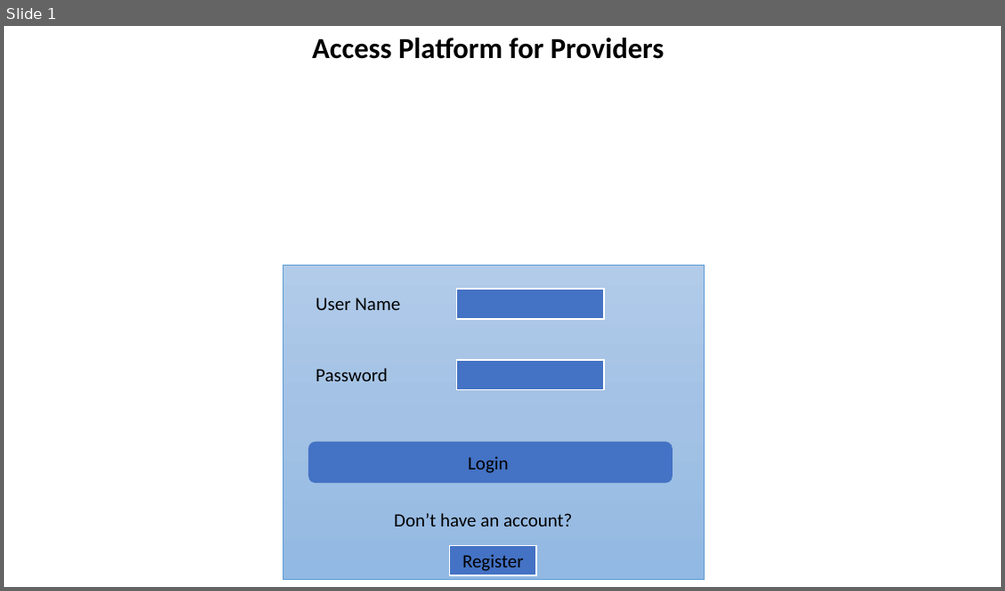
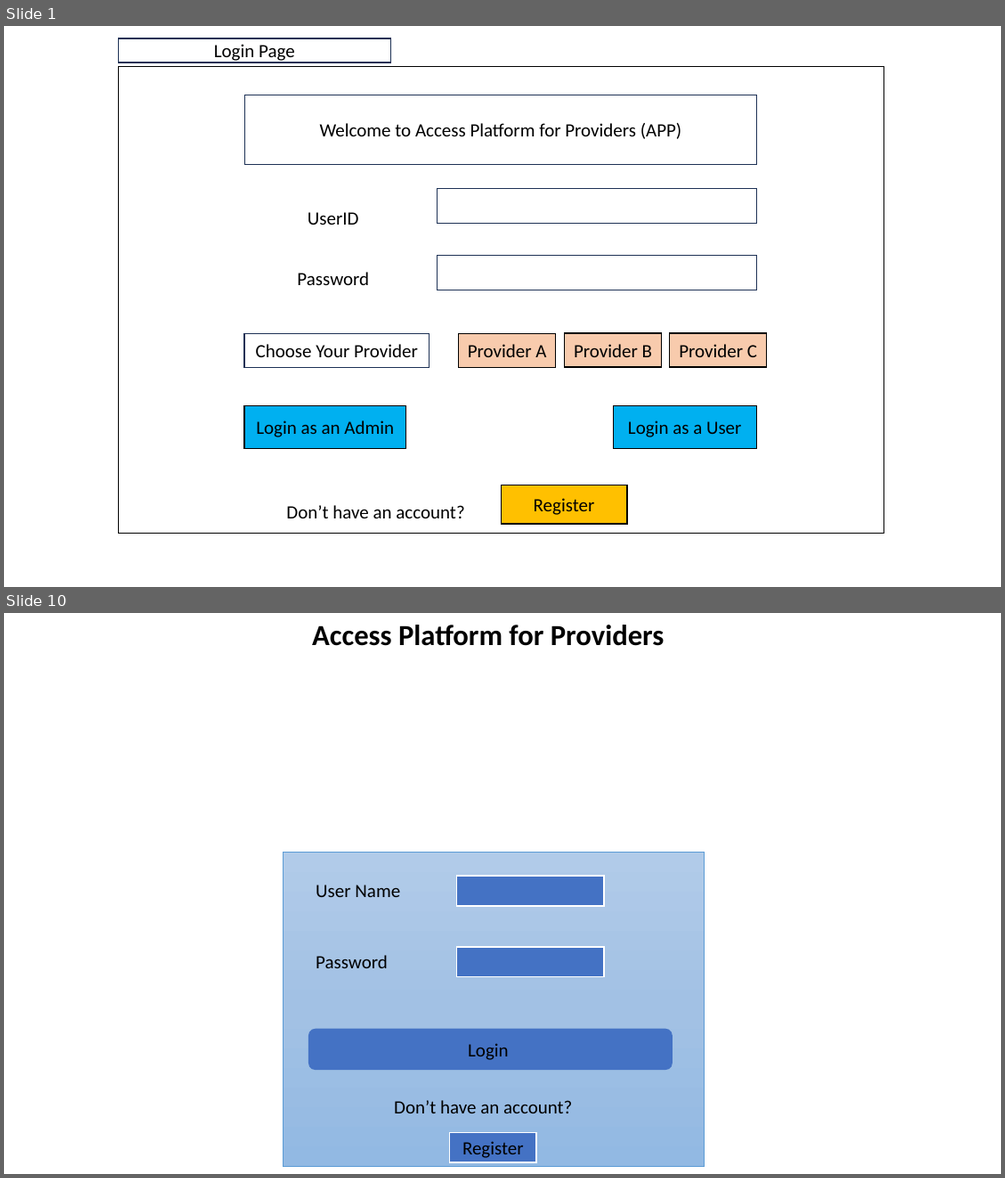
Before and after one commit to IndranilSaha09/ADCCE, a slide deck: Sprint 2/Front end design.pptx. Shown one above the other, each under a label of ours: slide 1 before the commit, slides 1 and 10 after it; the slides between them are not shown. The pictures are 1005x591 and 1005x1178 pixels, drawn with LibreOffice and Linux fonts; fonts in the diff are those of the drawing; background and template pictures are left out. Boxes give left, top, right and bottom in pixels: in the first picture for what was removed or moved away, otherwise in the second. Text is boxed around its words. In the diff, an @@ line names an element or a change of style, - is before the commit and + after.

```diff
--- a/Sprint 2/Front end design.pptx
+++ b/Sprint 2/Front end design.pptx
@@ slide 1 added at (4,26,1001,587), background #FFFFFF @@
@@ rectangle added at (119,38,391,62), outline #1E3256 1 pt, 18 pt, text #000000 @@
+Login Page
@@ rectangle added at (119,66,884,534), outline #000000 1 pt @@
@@ rectangle added at (245,95,757,164), outline #1E3256 1 pt, 18 pt, text #000000 @@
+Welcome to Access Platform for Providers (APP)
@@ text added at (307,212,359,224), 18 pt, text #000000 @@
+UserID
@@ rectangle added at (437,188,757,223), outline #1E3256 1 pt @@
@@ rectangle added at (437,256,757,290), outline #1E3256 1 pt @@
@@ text added at (297,272,369,285), 18 pt, text #000000 @@
+Password
@@ rectangle added at (245,333,429,367), outline #1E3256 1 pt, 18 pt, text #000000 @@
+Choose Your Provider
@@ rectangle added at (459,333,556,367), fill #F8CBAD, outline #000000 1 pt, 18 pt, text #000000 @@
+Provider A
@@ rectangle added at (565,333,662,367), fill #F8CBAD, outline #000000 1 pt, 18 pt, text #000000 @@
+Provider B
@@ rectangle added at (670,333,767,367), fill #F8CBAD, outline #000000 1 pt, 18 pt, text #000000 @@
+Provider C
@@ rectangle added at (245,406,406,450), fill #00B0F0, outline #000000 1 pt, 18 pt, text #000000 @@
+Login as an Admin
@@ rectangle added at (614,406,757,450), fill #00B0F0, outline #000000 1 pt, 18 pt, text #000000 @@
+Login as a User
@@ text added at (286,505,464,518), 18 pt, text #000000 @@
+Don’t have an account?
@@ rectangle added at (502,484,628,524), fill #FFC000, outline #000000 1 pt, 18 pt, text #000000 @@
+Register
@@ what was slide 1 is now slide 10 @@
```
Also in this commit, not shown: 8 other slides added, 1 other file.
